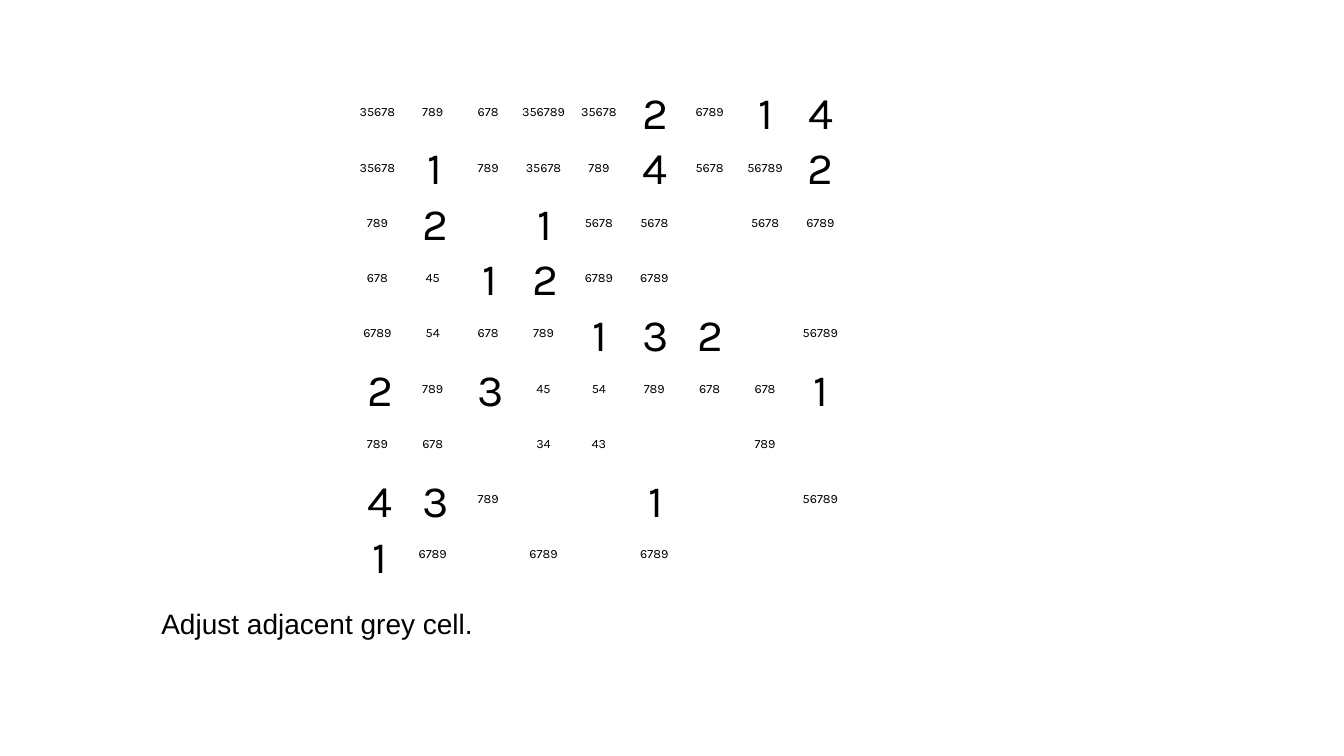
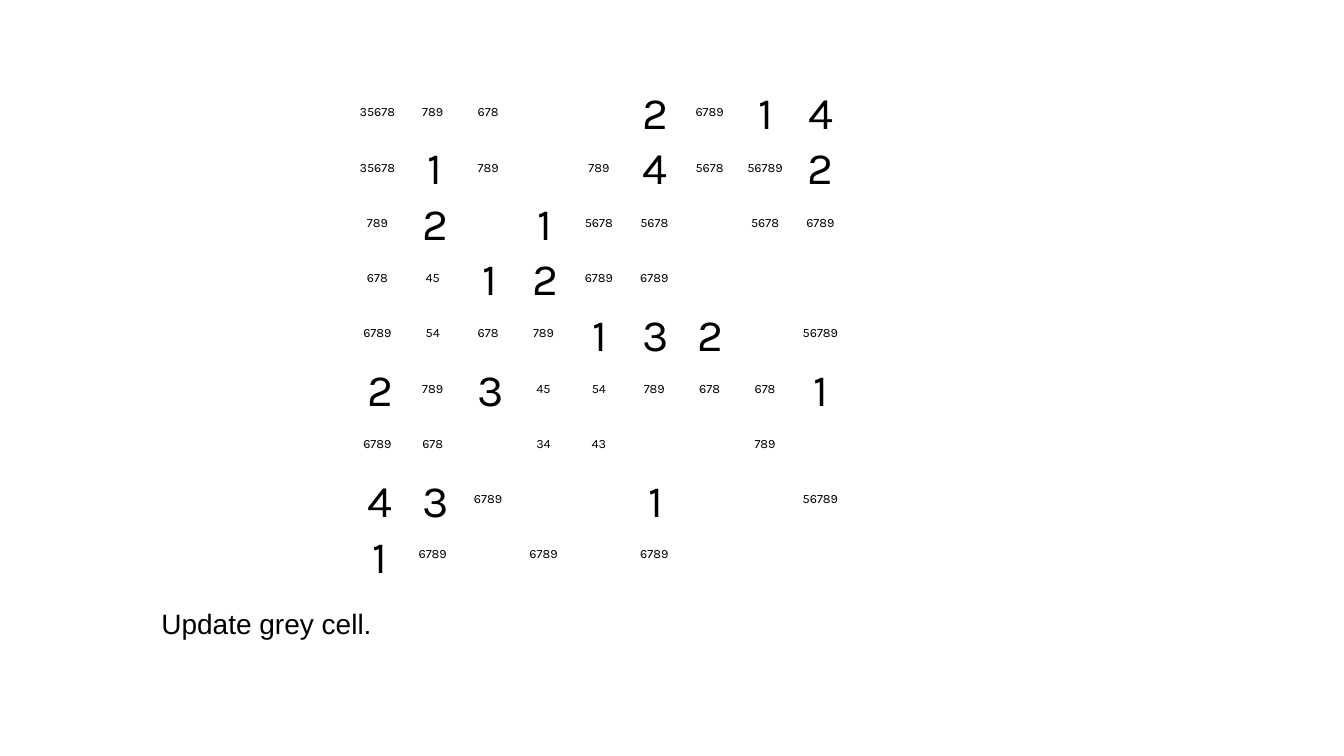
Before and after one commit to jhardis/WSJ_Number_Puzzles, a slide deck: slide 43 of 20260711_2.pptx (slide 45 before the commit). Drawn at 1344x756 pixels with LibreOffice and Linux fonts; fonts in the diff are those of the drawing; background and template pictures are left out. Boxes give left, top, right and bottom in pixels: in the first picture for what was removed or moved away, otherwise in the second. Text is boxed around its words. In the diff, an @@ line names an element or a change of style, - is before the commit and + after.

```diff
--- a/20260711_2.pptx
+++ b/20260711_2.pptx
@@ text removed at (522,108,565,116) @@
-356789
@@ text removed at (581,108,616,116) @@
-35678
@@ text removed at (526,164,561,172) @@
-35678
@@ text at (363,440,391,448): text changed @@
-789
+6789
@@ text at (474,495,502,503): text changed @@
-789
+6789
@@ text at (161,613,372,639): text changed @@
-Adjust adjacent grey cell.
+Update grey cell.
```
Also in this commit, not shown: 23 other slides changed, 1 slide removed.
